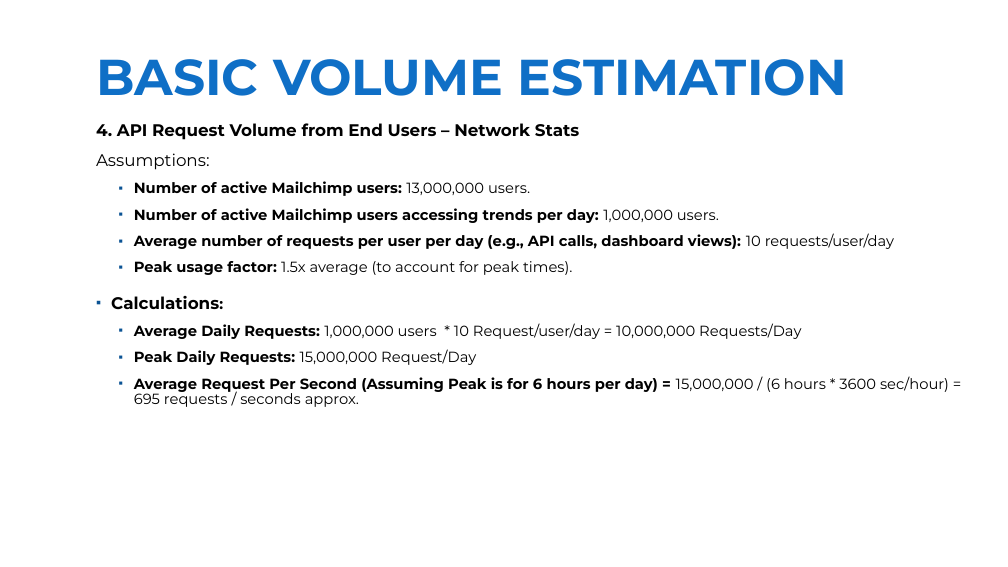
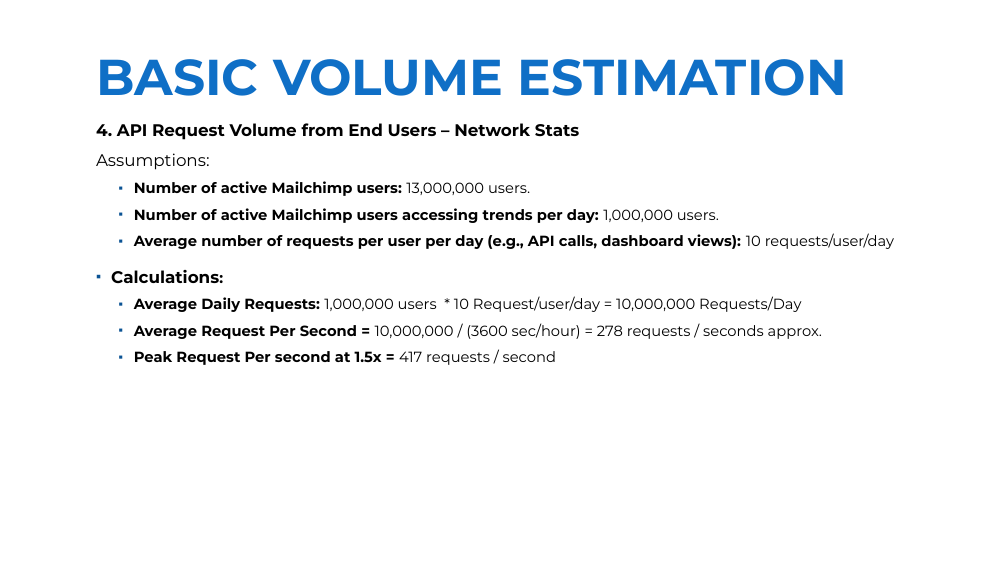
Before and after one commit to Braj-120/test-prep, a slide deck: slide 15 of Braj_Kishor_Intro_Achievements.pptx. Drawn at 1008x567 pixels with LibreOffice and Linux fonts; fonts in the diff are those of the drawing; background and template pictures are left out. Boxes give left, top, right and bottom in pixels: in the first picture for what was removed or moved away, otherwise in the second. Text is boxed around its words. In the diff, an @@ line names an element or a change of style, - is before the commit and + after.

```diff
--- a/Braj_Kishor_Intro_Achievements.pptx
+++ b/Braj_Kishor_Intro_Achievements.pptx
@@ text at (134, 261, 573, 275): paragraph removed @@
-  ▪ Peak usage factor: 1.5x average (to account for peak times).
@@ text at (134, 323, 822, 365): text changed @@
-  ▪ Peak Daily Requests: 15,000,000 Request/Day
-  ▪ Average Request Per Second (Assuming Peak is for 6 hours per day) = 15,000,000 / (6 hours * 3600 sec/hour) = 695 requests / seconds approx.
+  ▪ Average Request Per Second = 10,000,000 / (3600 sec/hour) = 278 requests / seconds approx.
+  ▪ Peak Request Per second at 1.5x = 417 requests / second
```
Also in this commit, not shown: 24 other slides changed.
